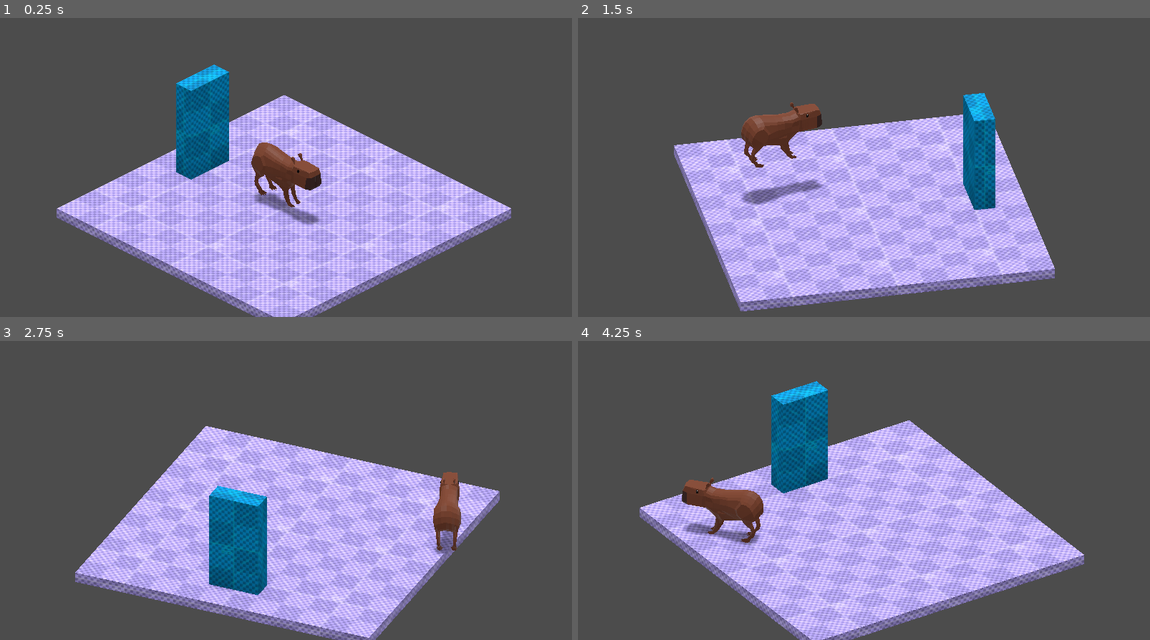
Above: before the commit, frames 1-4 (two rows, left to right).
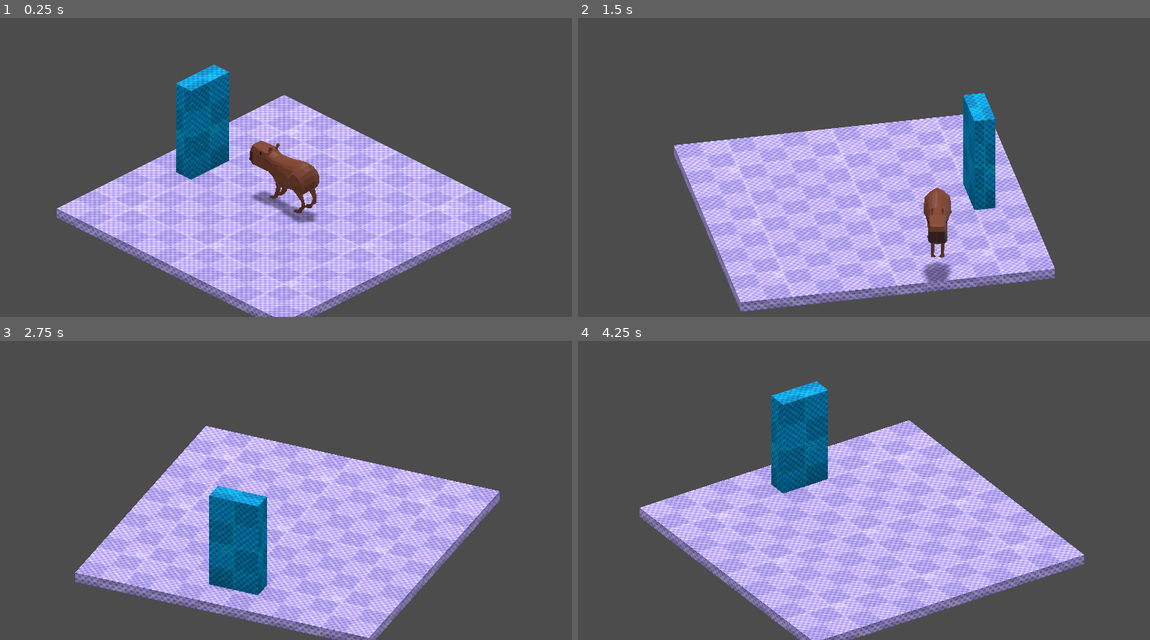
Above: after the commit, the same moments.

Repository: Fanny-Pack-Studios/Untitled-Carpincho-Game
Game: Godot game, scene res://Main.tscn
Two runs of this game, one before a commit and one after it. Both use one fixed random seed, a clock stepped at 60 frames per second and the inputs below.
Inputs:
- Up to frame 1 (0.25 s): no input
- Up to frame 2 (1.5 s): hold D (right) 0.53-1.28 s; hold Q 0.53-1.28 s; tap Space (jump) at 0.77 s; hold S (down) from 1.28 s (still down); tap E at 1.35 s
- Up to frame 3 (2.75 s): tap Space (jump) at 1.52 s; release S (down) at 2.03 s; hold D (right) from 2.03 s (still down); hold Q from 2.03 s (still down)
- Up to frame 4 (4.25 s): release D (right) at 2.78 s; release Q at 2.78 s; hold W (up) 2.78-3.53 s; tap E at 2.85 s; tap Space (jump) at 3.02, 3.77 s; hold A (left) from 3.53 s (still down); hold Q from 3.53 s (still down)

The runs differ from the first frame. In frame 1, 1.0% of the frame differs, in the area x 43-57%, y 41-70%; in frame 2, 3.1%, in the area x 28-66%, y 28-89%; in frame 3, 1.0%; in frame 4, 1.9%.

Commit message:
Agregado overlay de debugging + tuneado movimiento con giro de la cámara

Diff:
--- a/godot-project/Main.tscn
+++ b/godot-project/Main.tscn
@@ -44,7 +44,7 @@
 script = ExtResource( 1 )
 
 [node name="Capybara - Moving" parent="Capybara" instance=ExtResource( 3 )]
-transform = Transform( 0.307758, 0, 0, 0, 0.307758, 0, 0, 0, 0.307758, 0, -0.242058, 0.172924 )
+transform = Transform( -0.307758, 0, -4.64702e-08, 0, 0.307758, 0, 4.64702e-08, 0, -0.307758, -2.82684e-08, -0.251836, -0.187213 )
 
 [node name="CollisionShape" type="CollisionShape" parent="Capybara"]
 transform = Transform( 1, 0, 0, 0, 1, 0, 0, 0, 1, 0, 0, -0.0142565 )
--- a/godot-project/assets/character/Capybara.gd
+++ b/godot-project/assets/character/Capybara.gd
@@ -8,24 +8,22 @@
 onready var camera = $"../CameraPivot/Camera"
 
 func _physics_process(delta):
+	var camera_forward = get_camera_forward()
 	velocity.y -= gravity * delta
 
 	if is_on_floor() && Input.is_action_just_pressed("jump"):
 		velocity.y = 4
 
-	var input_direction = Input.get_vector("right", "left", "down", "up")
+	var input_direction = Input.get_vector("left", "right", "up", "down")
 
 	if input_direction != Vector2.ZERO:
 		var input_direction_3d = Vector3(input_direction.x, 0, input_direction.y).normalized()
-		var camera_forward = get_camera_forward()
 
-		print(camera_forward)
+		input_direction_3d = input_direction_3d.rotated(Vector3.UP, camera_forward.signed_angle_to(Vector3.FORWARD, Vector3.DOWN))
 
-		input_direction_3d = input_direction_3d.rotated(Vector3.UP, camera_forward.angle_to(Vector3.RIGHT))
+		transform.basis = Basis(input_direction_3d.rotated(Vector3.UP, -PI/2), Vector3.UP, -input_direction_3d)
 
-		transform.basis = Basis(input_direction_3d.rotated(Vector3.UP, PI/2), Vector3.UP, input_direction_3d)
-
-		var forward_velocity = speed * global_transform.basis.z
+		var forward_velocity = speed * -global_transform.basis.z
 		velocity.x = forward_velocity.x
 		velocity.z = forward_velocity.z
 	else:
@@ -36,7 +34,4 @@
 
 func get_camera_forward() -> Vector3:
 	var zbasis = camera.global_transform.basis.z
-	return Vector3(zbasis.x, 0, zbasis.z).normalized()
-
-func _ready():
-	pass
+	return -Vector3(zbasis.x, 0, zbasis.z).normalized()
--- /dev/null
+++ b/godot-project/debug/DebugDraw3D.gd
@@ -0,0 +1,36 @@
+extends Control
+
+class Vector:
+	var object  # The node to follow
+	var property  # The property to draw
+	var scale  # Scale factor
+	var width  # Line width
+	var color  # Draw color
+
+	func _init(_object, _property, _scale, _width, _color):
+		object = _object
+		property = _property
+		scale = _scale
+		width = _width
+		color = _color
+
+	func draw(node: Control, camera):
+		var start = camera.unproject_position(object.global_transform.origin)
+		var end = camera.unproject_position(object.global_transform.origin + object.get(property) * scale)
+		node.draw_line(start, end, color, width)
+		node.draw_circle(end, width * 2, color)
+
+func _process(delta):
+	if not visible:
+		return
+	update()
+
+func _draw():
+	var camera = get_viewport().get_camera()
+	for vector in vectors:
+		vector.draw(self, camera)
+
+func add_vector(object, property, scale, width, color):
+	vectors.append(Vector.new(object, property, scale, width, color))
+
+var vectors = []  # Array to hold all registered values.
--- /dev/null
+++ b/godot-project/debug/DebugOverlay.gd
@@ -0,0 +1,11 @@
+extends CanvasLayer
+
+onready var draw = $DebugDraw3D
+
+func _input(event):
+	if event.is_action_pressed("toggle_debug"):
+		for n in get_children():
+			n.visible = not n.visible
+
+func add_vector(object, property, color = Color(0,1,0, 0.8), scale = 1, width = 4):
+	draw.add_vector(object, property, scale, width, color)
--- /dev/null
+++ b/godot-project/debug/DebugOverlay.tscn
@@ -0,0 +1,16 @@
+[gd_scene load_steps=3 format=2]
+
+[ext_resource path="res://debug/DebugOverlay.gd" type="Script" id=1]
+[ext_resource path="res://debug/DebugDraw3D.gd" type="Script" id=2]
+
+[node name="DebugOverlay" type="CanvasLayer"]
+script = ExtResource( 1 )
+
+[node name="DebugDraw3D" type="Control" parent="."]
+visible = false
+margin_right = 40.0
+margin_bottom = 40.0
+script = ExtResource( 2 )
+__meta__ = {
+"_edit_use_anchors_": false
+}
--- a/godot-project/project.godot
+++ b/godot-project/project.godot
@@ -13,6 +13,10 @@
 config/name="Untitled Carpincho Game"
 run/main_scene="res://Main.tscn"
 config/icon="res://icon.png"
+
+[autoload]
+
+DebugOverlay="*res://debug/DebugOverlay.tscn"
 
 [debug]
 
@@ -50,6 +54,11 @@
 "events": [ Object(InputEventKey,"resource_local_to_scene":false,"resource_name":"","device":0,"alt":false,"shift":false,"control":false,"meta":false,"command":false,"pressed":false,"scancode":0,"physical_scancode":83,"unicode":0,"echo":false,"script":null)
  ]
 }
+toggle_debug={
+"deadzone": 0.5,
+"events": [ Object(InputEventKey,"resource_local_to_scene":false,"resource_name":"","device":0,"alt":false,"shift":true,"control":true,"meta":false,"command":true,"pressed":false,"scancode":68,"physical_scancode":0,"unicode":0,"echo":false,"script":null)
+ ]
+}
 
 [physics]
 
